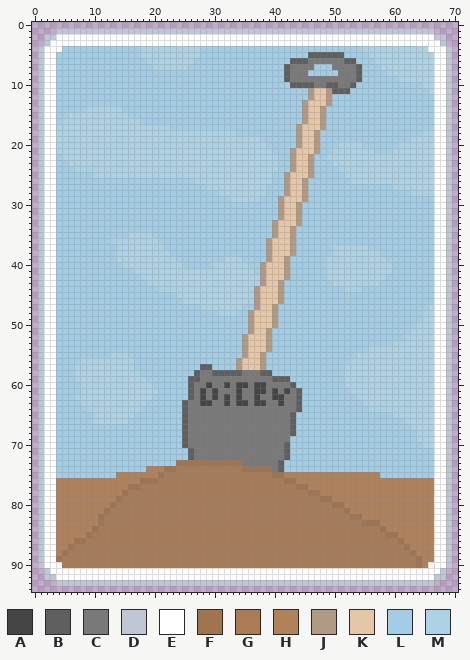
Sprite sheet: img/j_shovel.png. Above: the version before the commit.
The file is 71x95 pixels. Colours within 5 levels of each other are drawn and written as one.
Palette (. is transparent): A #454545  B #5f5f5f  C #797979  D #bfc7d5  E #ffffff  F #a07451  G #a97b56  H #b1815a  J #b19a83  K #e5c6a7  L #a3cde5  M #add1e5
And afterwards:
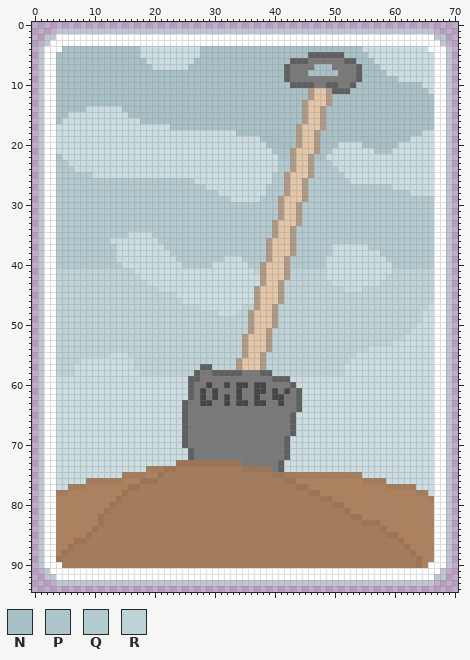
Colours new in this view: N #a7c1c7  P #adc5ca  Q #b3cad0  R #bed3d7
Changes in this commit:
colour M: #add1e5 -> #cadde0
Changed rows in their new state; - is a pixel that keeps its letter.
first column x 4:
 4 -NNNNNNNNNNNNN----------NNNNNNNNNNNNNNNNNNNNNNNNNNN------------
 5 NNNNNNNNNNNNNN----------NNNNNNNNNNNNNNNNNN------NNNN-----------
 6 NNNNNNNNNNNNNNN--------NNNNNNNNNNNNNNNN-----------NNN----------
 7 NNNNNNNNNNNNNNNN------NNNNNNNNNNNNNNNN-----NNN-----NNN---------
 8 NNNNNNNNNNNNNNNNNNNNNNNNNNNNNNNNNNNNNN----NNNNN----NNNN--------
 9 NNNNNNNNNNNNNNNNNNNNNNNNNNNNNNNNNNNNNN-------------NNNNNN------
10 NNNNNNNNNNNNNNNNNNNNNNNNNNNNNNNNNNNNNNN-----------NNNNNNNNNNN--
11 NNNNNNNNNNNNNNNNNNNNNNNNNNNNNNNNNNNNNNNNNN-------NNNNNNNNNNNNN-
12 NNNNNNNNNNNNNNNNNNNNNNNNNNNNNNNNNNNNNNNNNN----NNNNNNNNNNNNNNNNN
13 NNNNNNNNNNNNNNNNNNNNNNNNNNNNNNNNNNNNNNNNN-----NNNNNNNNNNNNNNNNN
14 NNNNN------NNNNNNNNNNNNNNNNNNNNNNNNNNNNNN----NNNNNNNNNNNNNNNNNN
15 NN----------NNNNNNNNNNNNNNNNNNNNNNNNNNNNN----NNNNNNNNNNNNNNNNNN
16 N-------------NNNNNNNNNNNNNNNNNNNNNNNNNNN----NNNNNNNNNNNNNNNNNN
17 -------------------NNNNNNNNNNNNNNNNNNNNN-----NNNNNNNNNNNNNNNNNN
18 ------------------------------NNNNNNNNNN----NNNNNNNNNNNNNNNNN--
19 ----------------------------------NNNNNN----NNNNNNNNNNNNNNN----
20 -----------------------------------NNNNN----NNN----NNNNNN------
21 ------------------------------------PPP-----PP-------PPP-------
22 P------------------------------------PP----PP------------------
23 QQ-----------------------------------QQ----QQQ-----------------
24 QQQ----------------------------------QQ----QQQQ----------------
25 QQQQQQ------------------------------QQ-----QQQQQ---------------
26 QQQQQQQQQQQQQQQQQQQQQQQ-------------QQ----QQQQQQQ--------------
27 QQQQQQQQQQQQQQQQQQQQQQQQQ----------QQQ----QQQQQQQQQQQQQQ-------
28 QQQQQQQQQQQQQQQQQQQQQQQQQQQ--------QQQ----QQQQQQQQQQQQQQQQQ----
29 QQQQQQQQQQQQQQQQQQQQQQQQQQQQQ-----QQQ-----QQQQQQQQQQQQQQQQQQQQQ
30 QQQQQQQQQQQQQQQQQQQQQQQQQQQQQQQQQQQQQ----QQQQQQQQQQQQQQQQQQQQQQ
31 QQQQQQQQQQQQQQQQQQQQQQQQQQQQQQQQQQQQQ----QQQQQQQQQQQQQQQQQQQQQQ
32 QQQQQQQQQQQQQQQQQQQQQQQQQQQQQQQQQQQQQ----QQQQQQQQQQQQQQQQQQQQQQ
33 QQQQQQQQQQQQQQQQQQQQQQQQQQQQQQQQQQQQ-----QQQQQQQQQQQQQQQQQQQQQQ
34 QQQQQQQQQQQQQQQQQQQQQQQQQQQQQQQQQQQQ----QQQQQQQQQQQQQQQQQQQQQQQ
35 QQQQQQQQQQQQ----QQQQQQQQQQQQQQQQQQQQ----QQQQQQQQQQQQQQQQQQQQQQQ
36 QQQQQQQQQ--------QQQQQQQQQQQQQQQQQQ-----QQQQQQQQQQQQQQQQQQQQQQQ
37 QQQQQQQQQQ--------QQQQQQQQQQQQQQQQQ-----QQQQQQ------QQQQQQQQQQQ
38 QQQQQQQQQQ---------QQQQQQQQQQQQQQQQ-----QQQQQQ--------QQQQQQQQQ
39 QQQQQQQQQQ----------QQQQQQQQ---QQQQ----QQQQQQ----------QQQQQQQQ
40 QQQQQQQQQQQ----------QQQQQ------QQ-----QQQQQQ-----------QQQQQQQ
41 RRRRRRRRRRRRR--------------------R-----RRRRRR-----------RRRRRRR
42 RRRRRRRRRRRRRR-------------------------RRRRRR----------RRRRRRRR
43 RRRRRRRRRRRRRRR-----------------------RRRRRRRR--------RRRRRRRRR
44 RRRRRRRRRRRRRRRRR---------------------RRRRRRRRRR---RRRRRRRRRRRR
45 RRRRRRRRRRRRRRRRRRRR------------------RRRRRRRRRRRRRRRRRRRRRRRRR
46 RRRRRRRRRRRRRRRRRRRRR-----------------RRRRRRRRRRRRRRRRRRRRRRRRR
47 RRRRRRRRRRRRRRRRRRRRRRRR-------RR----RRRRRRRRRRRRRRRRRRRRRRRRR-
48 RRRRRRRRRRRRRRRRRRRRRRRRRRR---RR-----RRRRRRRRRRRRRRRRRRRRRRRR--
49 RRRRRRRRRRRRRRRRRRRRRRRRRRRRRRRR-----RRRRRRRRRRRRRRRRRRRRRRRR--
50 RRRRRRRRRRRRRRRRRRRRRRRRRRRRRRRR-----RRRRRRRRRRRRRRRRRRRRRRR---
51 RRRRRRRRRRRRRRRRRRRRRRRRRRRRRRRR----RRRRRRRRRRRRRRRRRRRRRRR----
52 RRRRRRRRRRRRRRRRRRRRRRRRRRRRRRR-----RRRRRRRRRRRRRRRRRRRRRR-----
53 RRRRRRRRRRRRRRRRRRRRRRRRRRRRRRR-----RRRRRRRRRRRRRRRRRRRR-------
54 RRRRRRRRRRRRRRRRRRRRRRRRRRRRRRR-----RRRRRRRRRRRRRRRR-----------
55 RRRRRRRRR---RRRRRRRRRRRRRRRRRRR----RRRRRRRRRRRRRRR-------------
56 RRRR---------RRRRRRRRRRRRRRRRR-----RRRRRRRRRRRRRR--------------
57 RRR----------RRRRRRRRRRR--RRRR-----RRRRRRRRRRRRR---------------
58 RRR-----------RRRRRRRRR-------------RRRRRRRRRRRR---------------
59 MMM------------MMMMMMM-----------------MMMMMMMMM---------------
60 MMMM------------MMMMMM------------------MMMMMMMM---------------
61 MMMM-------------MMMMM-------------------MMMMMMMM--------------
62 MMM-------------MMMMMM-------------------MMMMMMMMM-------------
63 MMMM-----------MMMMMM--------------------MMMMMMMMMM------------
64 MMMMM---------MMMMMMM--------------------MMMMMMMMMMM-----------
65 MMMMMM-------MMMMMMMM-------------------MMMMMMMMMMMMMMMM-------
66 MMMMMM------MMMMMMMMM-------------------MMMMMMMMMMMMMMMMMM-----
67 MMMMMMMMMMMMMMMMMMMMM-------------------MMMMMMMMMMMMMMMMMMM----
68 MMMMMMMMMMMMMMMMMMMMM-------------------MMMMMMMMMMMMMMMMMMMM---
69 MMMMMMMMMMMMMMMMMMMMM-----------------BMMMMMMMMMMMMMMMMMMMMM---
70 MMMMMMMMMMMMMMMMMMMMM------------------MMMMMMMMMMMMMMMMMMMMMM--
71 MMMMMMMMMMMMMMMMMMMMMM-----------------MMMMMMMMMMMMMMMMMMMMMMMM
72 MMMMMMMMMMMMMMMMMMMMMM-----------------MMMMMMMMMMMMMMMMMMMMMMMM
73 MMMMMMMMMMMMMMMMMMMM------------------MMMMMMMMMMMMMMMMMMMMMMMMM
74 MMMMMMMMMMMMMMMGGG--------------------MMMMMMMMMMMMMMMMMMMMMMMMM
75 MMMMMMMMMMMGGGG-----------------------GGGGGGGGGGGGGMMMMMMMMMMMM
76 MMMMMGGGGGG----------------------------------------GGGGMMMMMMMM
77 MMGGG--------------------------------------------------GGGGGMMM
78 GG----------------------------------------------------------GGM
79 --------------------------------------------------------------G
